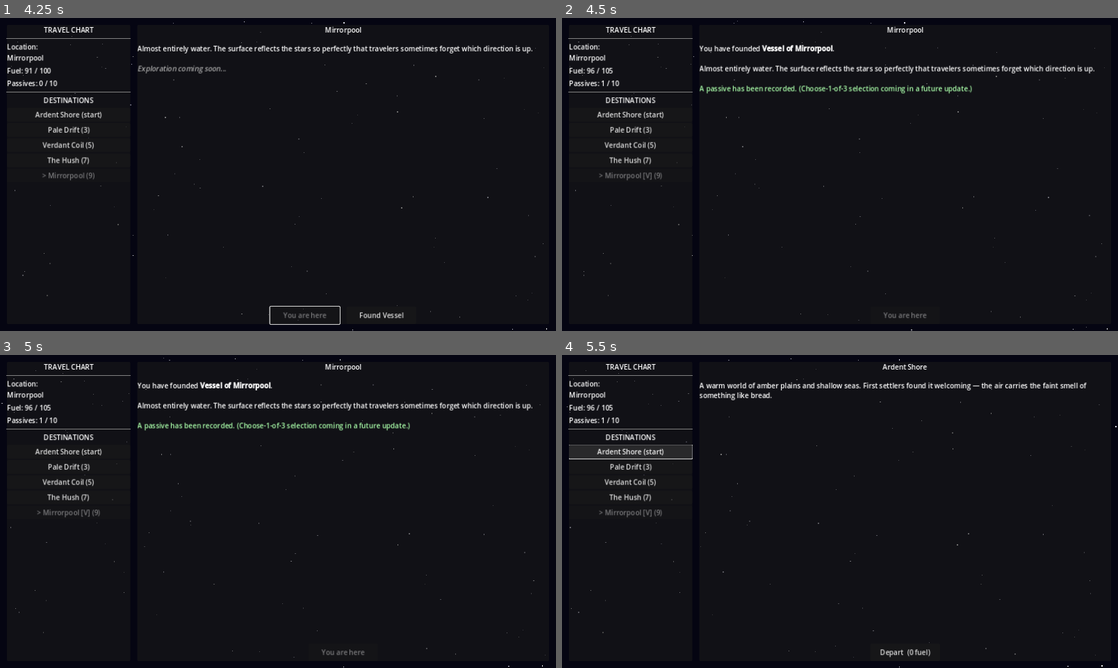
Above: before the commit, frames 1-4 (two rows, left to right).
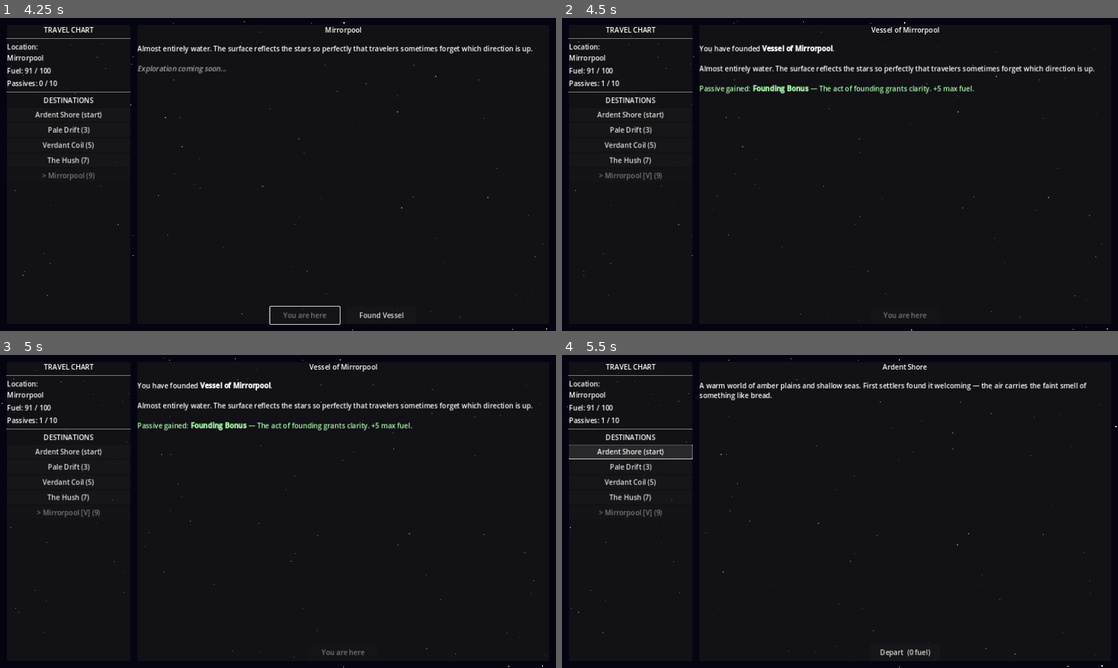
Above: after the commit, the same moments.

Repository: ColdTie/Metanoia-Vessel-2D
Game: Godot game, scene res://scenes/travel/travel_screen.tscn
The game is run twice, just before and just after one commit, with the same random seed, the same clock (stepped at 60 frames per second) and the same inputs.
Inputs:
- Up to frame 1 (4.25 s): click "Pale Drift (3)" at 0.5 s; click "Verdant Coil (5)" at 1.25 s; click "The Hush (7)" at 2 s; click "Mirrorpool (9)" at 2.75 s; click "Depart (9 fuel)" at 3.5 s
- Up to frame 2 (4.5 s): click "Found Vessel" at 4.25 s
- Up to frame 3 (5 s): no input
- Up to frame 4 (5.5 s): click "Ardent Shore (start)" at 5 s

Frame 1 is identical in both runs. In frame 2, 0.9% of the frame differs, in the area x 5-75%, y 2-25%; in frame 3, 0.9%; in frame 4, less than 0.1%.

Commit message:
Add choose-1-of-3 passive selection on settling
Fills out the full 10-entry passive roster in GameState and adds
get_passive_choices() to draw unowned options. The travel screen now
auto-grants Founding Bonus on the very first settlement, then presents
a real 1-of-3 choice (built inline, matching the screen's existing
code-built-UI style) for every settlement after that.

Co-Authored-By: Claude Sonnet 5 <noreply@anthropic.com>
Claude-Session: https://claude.ai/code/session_01XMyrFUUWaYbzn4CGZPYqD5

Diff:
--- a/scripts/autoloads/game_state.gd
+++ b/scripts/autoloads/game_state.gd
@@ -3,6 +3,21 @@
 # Singleton: all mutable game state. Access via GameState.x anywhere.
 
 const MAX_PASSIVES := 10  # Reaching this triggers void unlock check
+
+# Full passive roster. founding_bonus is granted automatically on the first
+# settlement; every other entry is drawn into the choose-1-of-3 pool.
+const PASSIVE_ROSTER: Array = [
+	{"id": "founding_bonus", "name": "Founding Bonus", "desc": "The act of founding grants clarity. +5 max fuel."},
+	{"id": "root_knowledge", "name": "Root Knowledge", "desc": "Jungle worlds yield extra specimens."},
+	{"id": "echo_listener", "name": "Echo Listener", "desc": "Unlocks extra creature dialogue options."},
+	{"id": "frost_hardened", "name": "Frost Hardened", "desc": "Ice-world travel costs 1 less fuel."},
+	{"id": "tide_reader", "name": "Tide Reader", "desc": "Ocean worlds reveal hidden specimens."},
+	{"id": "dust_walker", "name": "Dust Walker", "desc": "Desert worlds never trigger forced combat."},
+	{"id": "deep_current", "name": "Deep Current", "desc": "Ocean-world Vessels refill fuel faster."},
+	{"id": "star_chart", "name": "Star Chart", "desc": "Reveals hidden low-fuel routes between settled worlds."},
+	{"id": "steady_hand", "name": "Steady Hand", "desc": "Hostile creatures are less likely to force combat."},
+	{"id": "void_tether", "name": "Void Tether", "desc": "Strengthens your resolve as the void draws near."},
+]
 
 var current_world: String = "Ardent Shore"
 var passives: Array = []          # Array of {id, name, desc, source}
@@ -111,6 +126,20 @@
 	return true
 
 
+func get_passive_choices(count: int = 3) -> Array:
+	var owned_ids: Array = []
+	for p in passives:
+		owned_ids.append(p.get("id", ""))
+
+	var available: Array = []
+	for entry in PASSIVE_ROSTER:
+		if entry["id"] != "founding_bonus" and not owned_ids.has(entry["id"]):
+			available.append(entry)
+
+	available.shuffle()
+	return available.slice(0, min(count, available.size()))
+
+
 func add_passive(passive: Dictionary) -> void:
 	passives.append(passive)
 	passive_gained.emit(passive)
--- a/scripts/travel/travel_screen.gd
+++ b/scripts/travel/travel_screen.gd
@@ -20,6 +20,7 @@
 var _world_desc_label: RichTextLabel
 var _depart_button: Button
 var _settle_button: Button
+var _choice_box: VBoxContainer
 
 var _selected_world_id: String = ""
 
@@ -200,6 +201,11 @@
 	_settle_button.pressed.connect(_on_settle_pressed)
 	btn_row.add_child(_settle_button)
 
+	_choice_box = VBoxContainer.new()
+	_choice_box.visible = false
+	_choice_box.add_theme_constant_override("separation", 6)
+	vbox.add_child(_choice_box)
+
 
 func _make_label(text: String) -> Label:
 	var lbl := Label.new()
@@ -287,28 +293,79 @@
 	if world.get("settled", false):
 		return
 
+	_settle_button.visible = false
+
+	if GameState.passives.is_empty():
+		# First settlement ever: founding passive is automatic, not chosen.
+		_finalize_settle(world, {
+			"id": "founding_bonus",
+			"name": "Founding Bonus",
+			"desc": "The act of founding grants clarity. +5 max fuel.",
+			"source": world["name"],
+		})
+		GameState.max_fuel += 5
+		GameState.refuel(5)
+	else:
+		_show_passive_choices(world)
+
+
+func _show_passive_choices(world: Dictionary) -> void:
+	var choices: Array = GameState.get_passive_choices(3)
+	if choices.is_empty():
+		_finalize_settle(world, {})
+		return
+
+	_world_name_label.text = "Choose a Passive"
+	_world_desc_label.text = "Founding " + world["name"] + " grants a passive. Choose one:"
+
+	for child in _dest_list.get_children():
+		if child is Button:
+			child.disabled = true
+
+	for child in _choice_box.get_children():
+		child.queue_free()
+	_choice_box.visible = true
+
+	for choice in choices:
+		var btn := Button.new()
+		btn.text = choice["name"] + "\n" + choice["desc"]
+		btn.size_flags_horizontal = Control.SIZE_EXPAND_FILL
+		btn.pressed.connect(func(): _on_passive_chosen(world, choice))
+		_choice_box.add_child(btn)
+
+
+func _on_passive_chosen(world: Dictionary, passive: Dictionary) -> void:
+	for child in _choice_box.get_children():
+		child.queue_free()
+	_choice_box.visible = false
+	_finalize_settle(world, passive)
+
+
+func _finalize_settle(world: Dictionary, passive: Dictionary) -> void:
 	world["settled"] = true
 	world["vessel_name"] = "Vessel of " + world["name"]
 
-	# Grant the founding passive (choose-1-of-3 UI is TODO)
-	GameState.add_passive({
-		"id": "founding_bonus",
-		"name": "Founding Bonus",
-		"desc": "The act of founding grants clarity. +5 max fuel.",
-		"source": world["name"],
-	})
-	GameState.max_fuel += 5
-	GameState.refuel(5)
-
-	_settle_button.visible = false
+	if not passive.is_empty():
+		var granted := passive.duplicate()
+		granted["source"] = world["name"]
+		GameState.add_passive(granted)
+
 	_populate_destinations()
 	_refresh_status()
+
+	_world_name_label.text = world["vessel_name"]
+
+	var passive_note: String
+	if passive.is_empty():
+		passive_note = "[color=#aaffaa]No new passives remain to grant.[/color]"
+	else:
+		passive_note = "[color=#aaffaa]Passive gained: [b]%s[/b] — %s[/color]" \
+			% [passive["name"], passive["desc"]]
 
 	_world_desc_label.text = \
 		"You have founded [b]" + world["vessel_name"] + "[/b].\n\n" \
 		+ world.get("description", "") \
-		+ "\n\n[color=#aaffaa]A passive has been recorded. " \
-		+ "(Choose-1-of-3 selection coming in a future update.)[/color]"
+		+ "\n\n" + passive_note
 
 	SaveLoad.save_game()
 
Not shown, changed: design/content-log.md
Not shown, changed: design/systems.md
